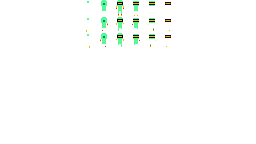
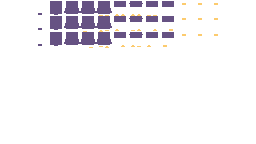
Before/after of a w=256, h=144 layered artwork. What changed in the layer stack:
painted on "body" over (38, 0, 218, 48)
